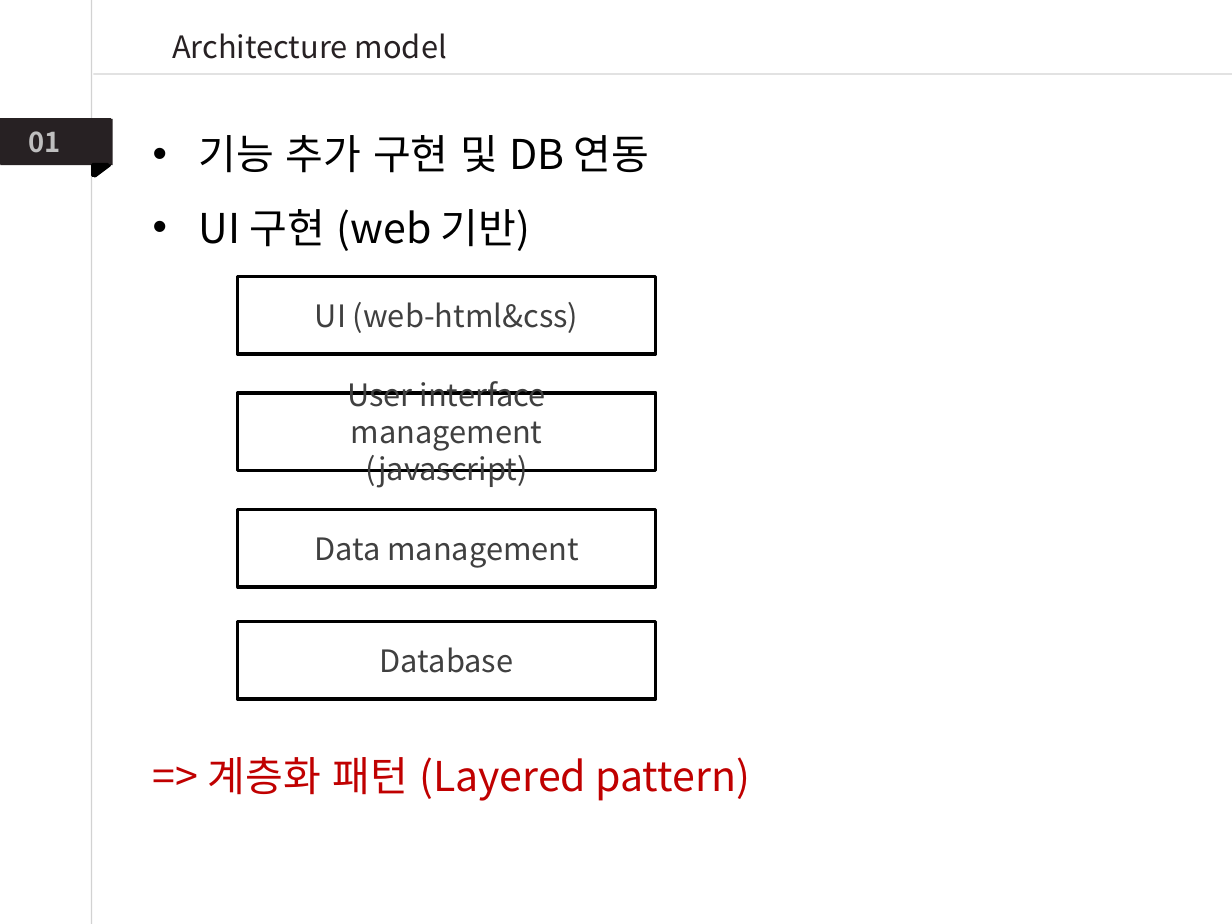
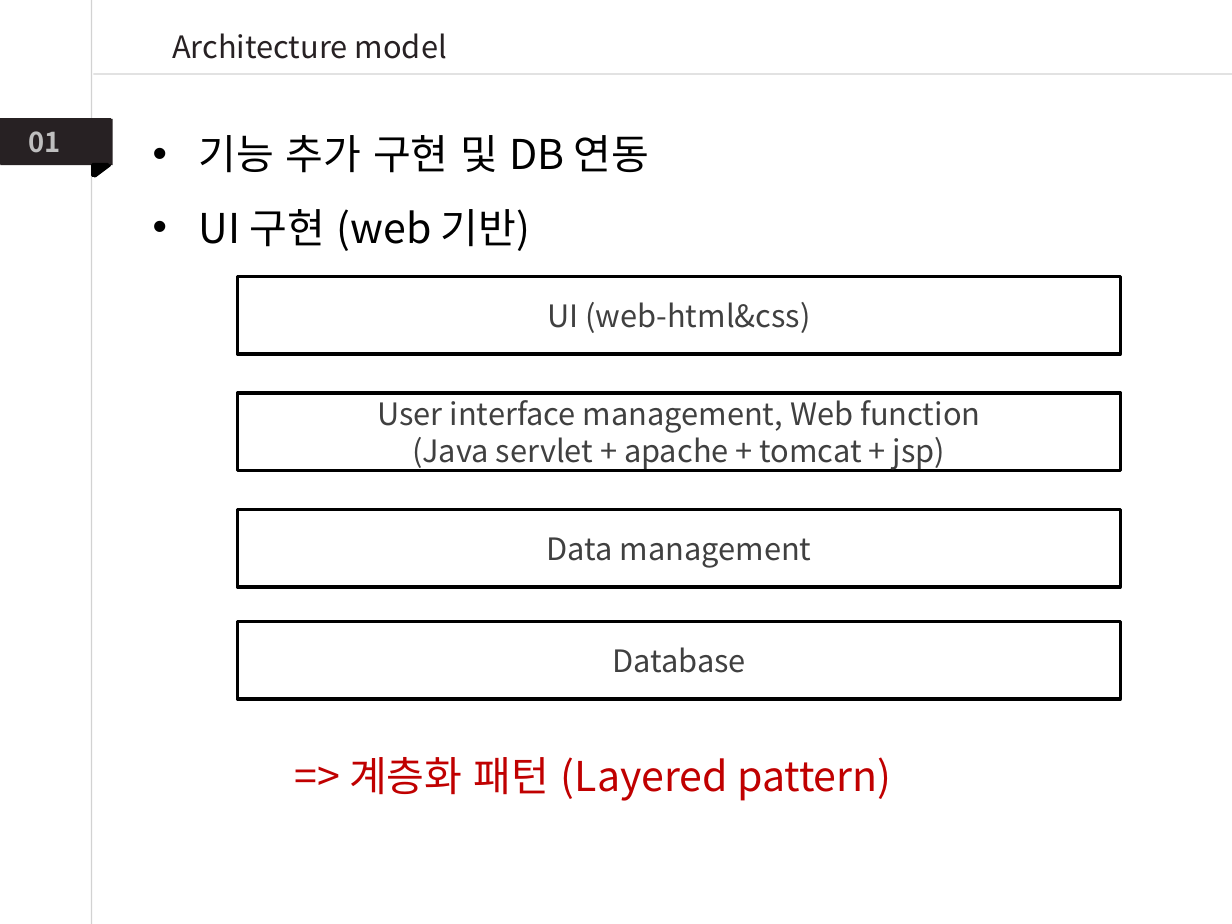
Before and after one commit to DaeunYoon/6team, a slide deck: slide 16 of 6조 발표자료.pptx (slide 15 before the commit). Drawn at 1232x924 pixels with LibreOffice and Linux fonts; fonts in the diff are those of the drawing. Boxes give left, top, right and bottom in pixels: in the first picture for what was removed or moved away, otherwise in the second. Text is boxed around its words. In the diff, an @@ line names an element or a change of style, - is before the commit and + after.

```diff
--- a/6조 발표자료.pptx
+++ b/6조 발표자료.pptx
@@ text "기능 추가 구현 및 DB ..." rewrapped from (199, 135, 750, 801) to (199, 135, 891, 801) @@
@@ rectangle "UI (web-html&css)": place and size @@
-rectangle "UI (web-html&css)" at (238, 276, 655, 354)
+rectangle "UI (web-html&css)" at (238, 276, 1121, 354)
@@ rectangle "User interface management, Web function": place and size @@
-rectangle "User interface management, Web function" at (238, 393, 655, 471)
+rectangle "User interface management, Web function" at (238, 393, 1121, 471)
@@ text in rectangle at (377, 394, 980, 471): text changed @@
-User interface management
-(javascript)
+User interface management, Web function
+(Java servlet + apache + tomcat + jsp)
@@ rectangle "Data management": place and size @@
-rectangle "Data management" at (238, 509, 655, 586)
+rectangle "Data management" at (238, 509, 1121, 586)
@@ rectangle "Database": place and size @@
-rectangle "Database" at (238, 621, 655, 699)
+rectangle "Database" at (238, 621, 1121, 699)
```
Also in this commit, not shown: 8 other slides changed, 2 slides added, 3 slides removed.
